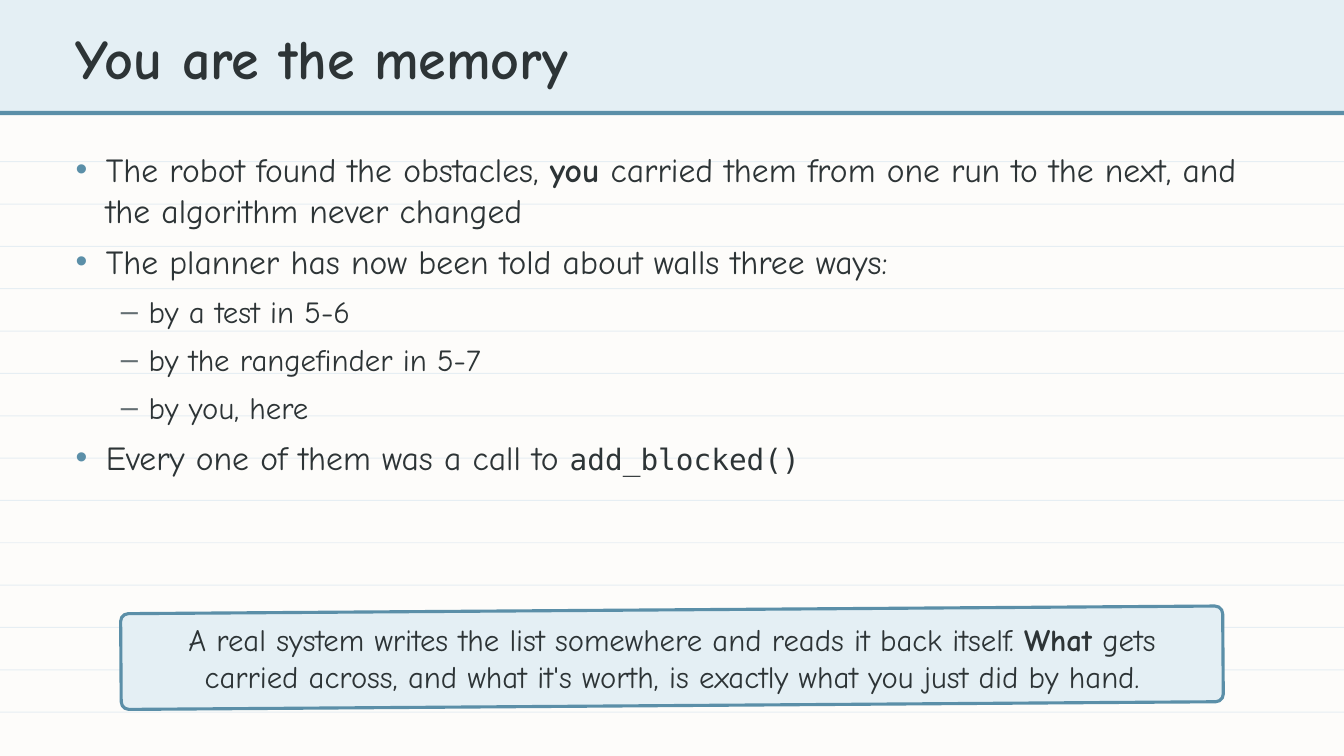
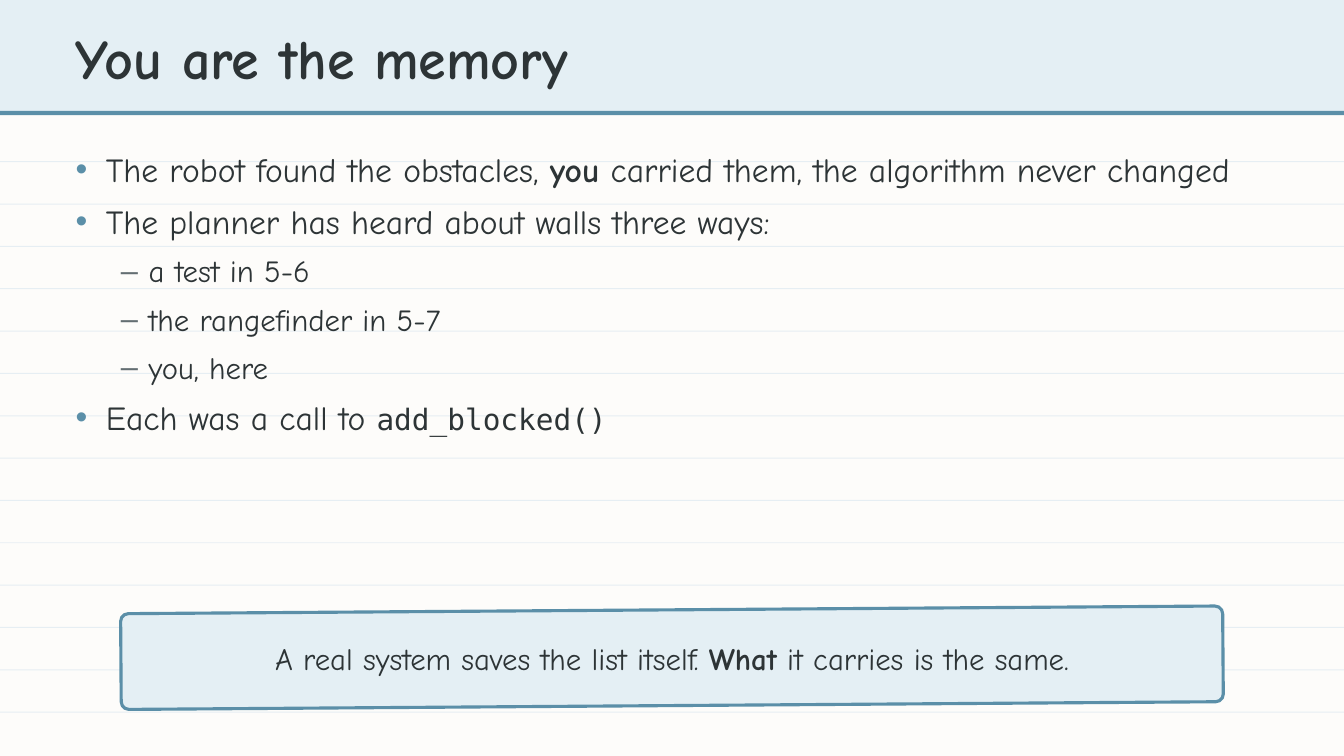
Before and after one commit to bradamiller/LearningPython, a slide deck: slide 23 of static/slides/module-05-pathfinding/module-5-lesson-08-building-experience.pptx. Drawn at 1344x756 pixels with LibreOffice and Linux fonts; fonts in the diff are those of the drawing. Boxes give left, top, right and bottom in pixels: in the first picture for what was removed or moved away, otherwise in the second. Text is boxed around its words. In the diff, an @@ line names an element or a change of style, - is before the commit and + after.

```diff
--- a/static/slides/module-05-pathfinding/module-5-lesson-08-building-experience.pptx
+++ b/static/slides/module-05-pathfinding/module-5-lesson-08-building-experience.pptx
@@ text at [106,159,1230,436]: text changed @@
-• The robot found the obstacles, you carried them from one run to the next, and the algorithm never changed
-• The planner has now been told about walls three ways:
-– by a test in 5-6
-– by the rangefinder in 5-7
-– by you, here
-• Every one of them was a call to add_blocked()
+• The robot found the obstacles, you carried them, the algorithm never changed
+• The planner has heard about walls three ways:
+– a test in 5-6
+– the rangefinder in 5-7
+– you, here
+• Each was a call to add_blocked()
@@ text at [275,649,1069,676]: text changed @@
-A real system writes the list somewhere and reads it back itself. What gets carried across, and what it's worth, is exactly what you just did by hand.
+A real system saves the list itself. What it carries is the same.
```
Also in this commit, not shown: 22 other slides changed, 9 other files.
